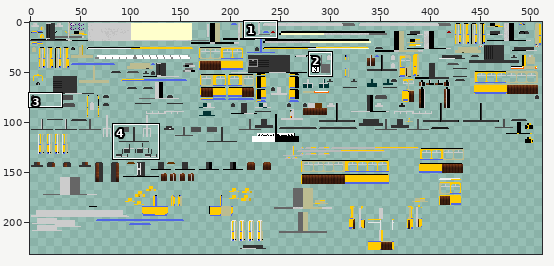
Sprite sheet, stored at src/main/resources/assets/tc/textures/trains/Duewag_GT6ER_LightBlue.png. Above, an overview of the earlier version with the close-up marked.
Close-up. First the earlier version:
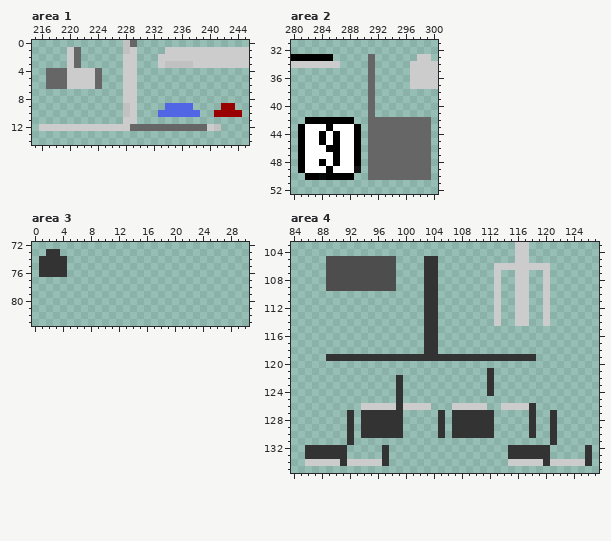
The file is 512x256 pixels. Colours within 5 levels of each other are drawn and written as one. Shown: area 1: x 215..245, y 0..14; area 2: x 280..300, y 31..52; area 3: x 0..30, y 72..83; area 4: x 84..127, y 103..135. The wide view leaves out empty margins. The commit also changed other parts of the picture, which this record leaves out.
New version:
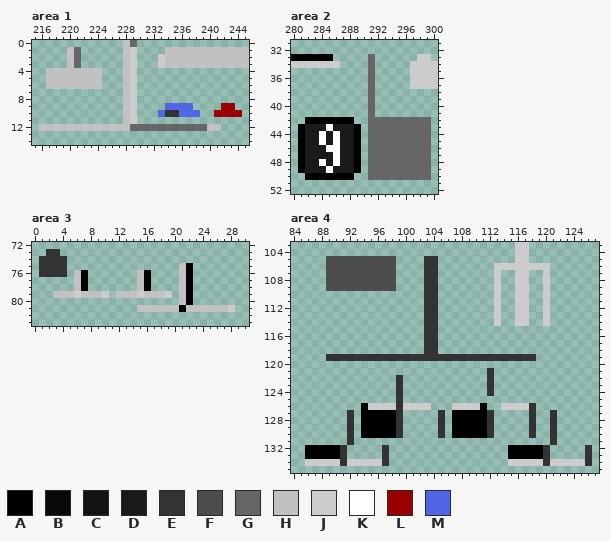
Palette (. is transparent): A #000000  B #090909  C #121212  D #1a1a1a  E #333333  F #4d4d4d  G #666666  H #c1c1c1  J #cccccc  K #ffffff  L #990000  M #5066e5
What changed:
Area 1:
y 1: x 220 J -> H; x 234..245 JJJJJJJJJJJJ -> HHHHHHHHHHHH
y 2: x 220 J -> H; x 228 J -> H; x 234..245 JJJJJJJJJJJJ -> HHHHHHHHHHHH
y 3: x 220 J -> H; x 228 J -> H; x 238..245 JJJJJJJJ -> HHHHHHHH
y 4..6: x 217..224 GGGJJJJG -> HHHHHHHH; x 228 J -> H
y 7..8: x 228 J -> H
y 10: x 234..235 MM -> EE
y 11: x 228 J -> H
y 12: x 216..228 JJJJJJJJJJJJJ -> HHHHHHHHHHHHH; x 240 J -> H
Area 2:
y 43: x 282..288 KKKAKKK -> DDDKDDD
y 44..45: x 282..288 KKAKAKK -> DDKDKDD
y 46: x 282..288 KKKAAKK -> DDDKKDD
y 47: x 282..288 KKKKAKK -> DDDDKDD
y 48: x 282..288 KKAKAKK -> DDKDKDD
y 49: x 282..289 KKKAKKKC -> DDDKDDDA
Area 3:
y 75: x 21..22 .. -> HA
y 76..78: x 6..7 .. -> HA; x 15..16 .. -> HA; x 21..22 .. -> HA
y 79: x 3..10 ........ -> HHHJHHHJ; x 12..19 ........ -> HHHJHHHJ; x 21..22 .. -> HA
y 80: x 21..22 .. -> HA
y 81: x 15..28 .............. -> HHHHHHAHHHHHHJ
Area 4:
y 126: x 94 J -> A; x 111 J -> A
y 127..130: x 94..98 EEEEE -> AAAAA; x 107..111 EEEEE -> AAAAA
y 132..133: x 86..90 EEEEE -> AAAAA; x 115..119 EEEEE -> AAAAA
Changed places in both close-ups, as pixel boxes (x1, y1, x2, y2):
changed: (39, 47, 130, 131)
changed: (165, 47, 249, 68)
changed: (165, 110, 179, 117)
changed: (207, 124, 214, 131)
changed: (305, 124, 361, 173)
added: (53, 263, 235, 312)
changed: (305, 403, 396, 459)
changed: (452, 403, 543, 459)
